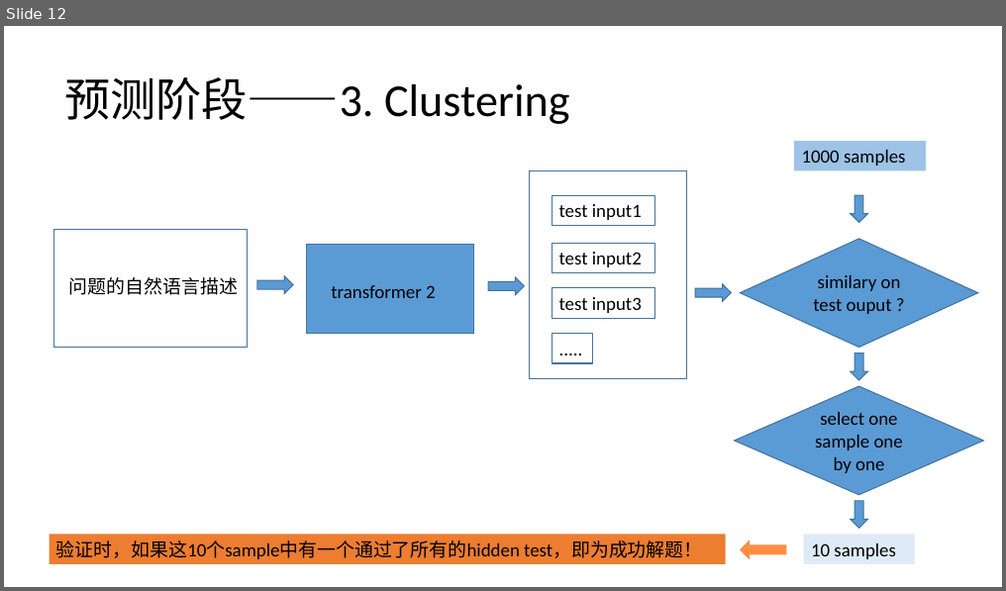
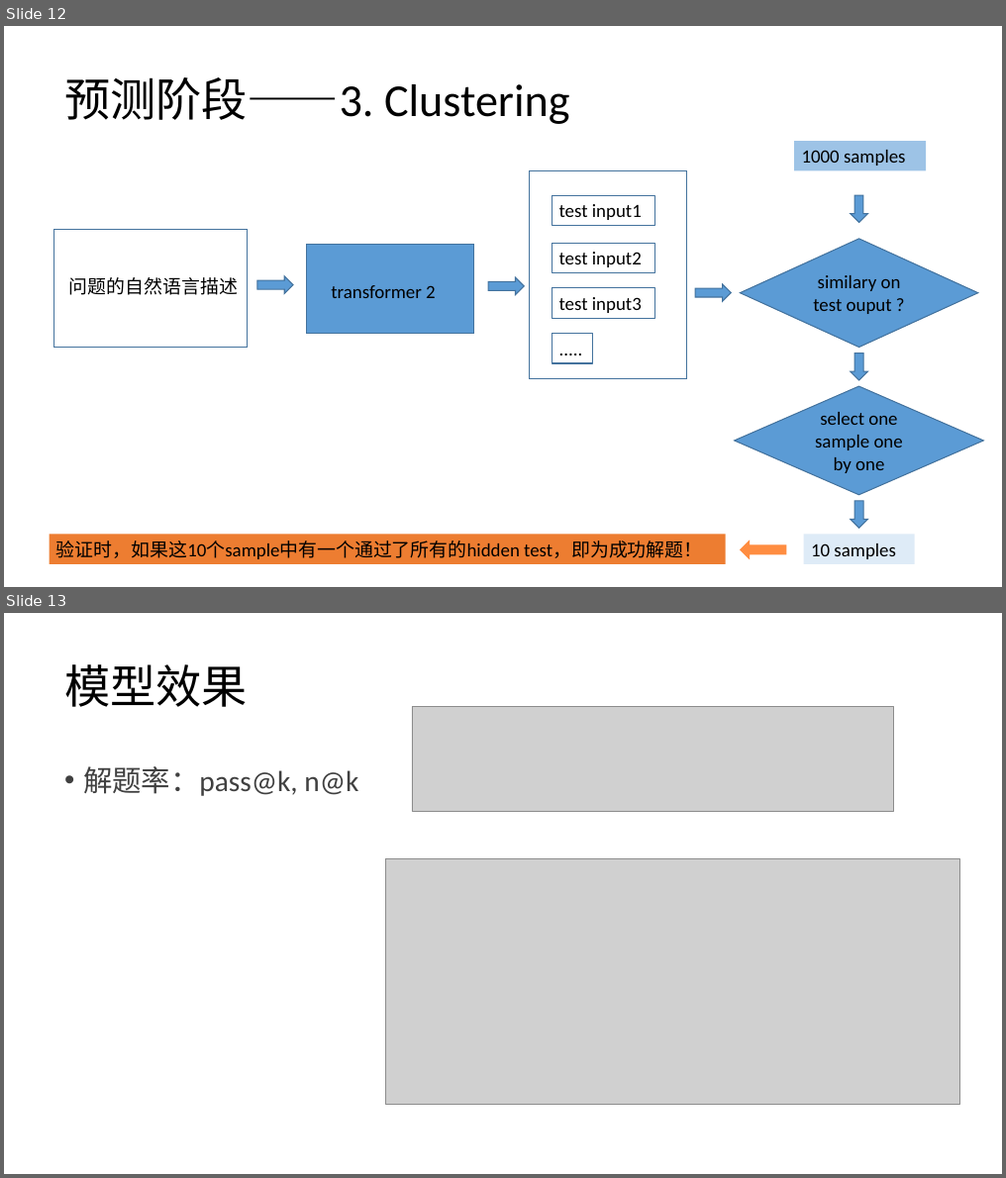
Before and after one commit to kevinva/paperReport, a slide deck: presentation/hezhi_AlphaCode.pptx. Shown one above the other, each under a label of ours: slide 12 before the commit, slides 12 and 13 after it. The pictures are 1006x591 and 1006x1178 pixels, drawn with LibreOffice and Linux fonts; fonts in the diff are those of the drawing; grey boxes stand for pictures. Boxes give left, top, right and bottom in pixels: in the first picture for what was removed or moved away, otherwise in the second. Text is boxed around its words. In the diff, an @@ line names an element or a change of style, - is before the commit and + after.

```diff
--- a/presentation/hezhi_AlphaCode.pptx
+++ b/presentation/hezhi_AlphaCode.pptx
@@ slide 13 added at (4, 613, 1002, 1174), background #FFFFFF @@
@@ title added at (64, 664, 248, 707), 44 pt, text #000000 @@
+模型效果
@@ picture added at (412, 707, 894, 811) @@
@@ text added at (83, 766, 358, 796), 28 pt, text #404040 @@
+• 解题率：pass@k, n@k
@@ picture added at (386, 860, 960, 1104) @@
```
Also in this commit, not shown: 1 slide changed, 7 other slides added.
